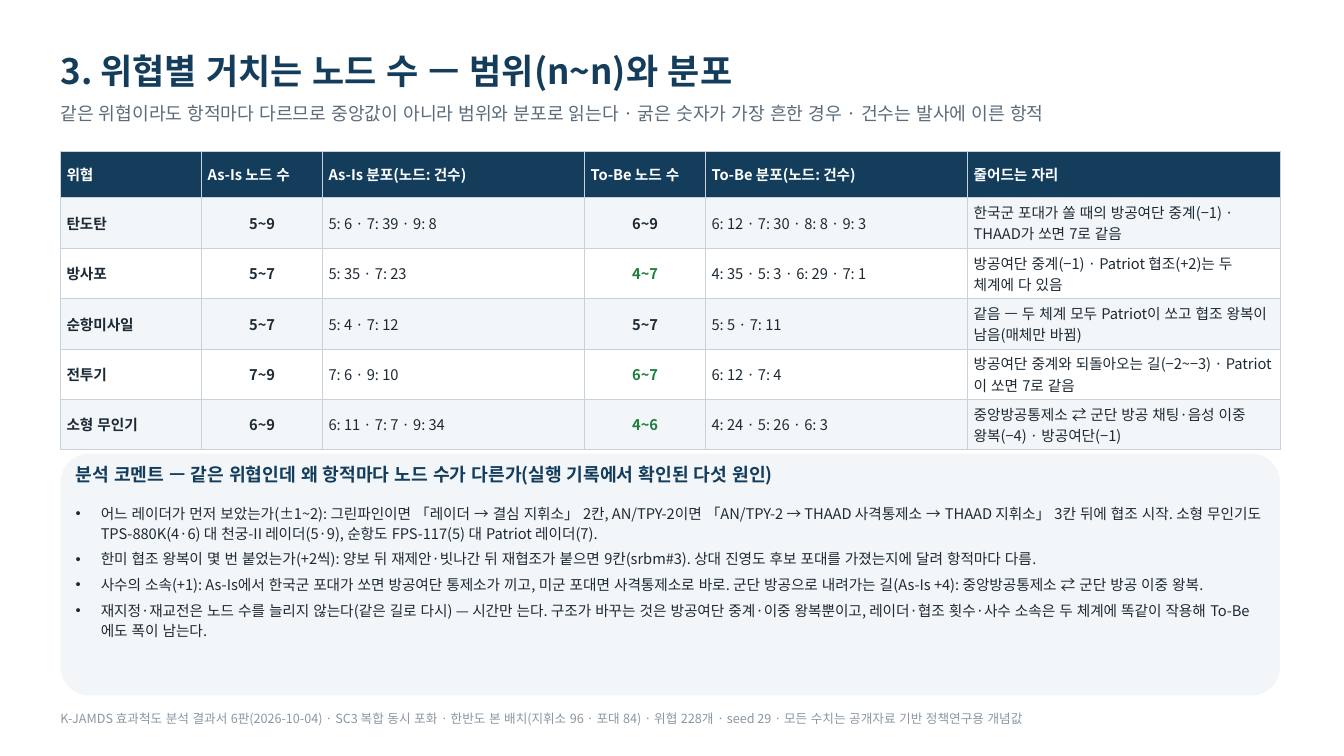
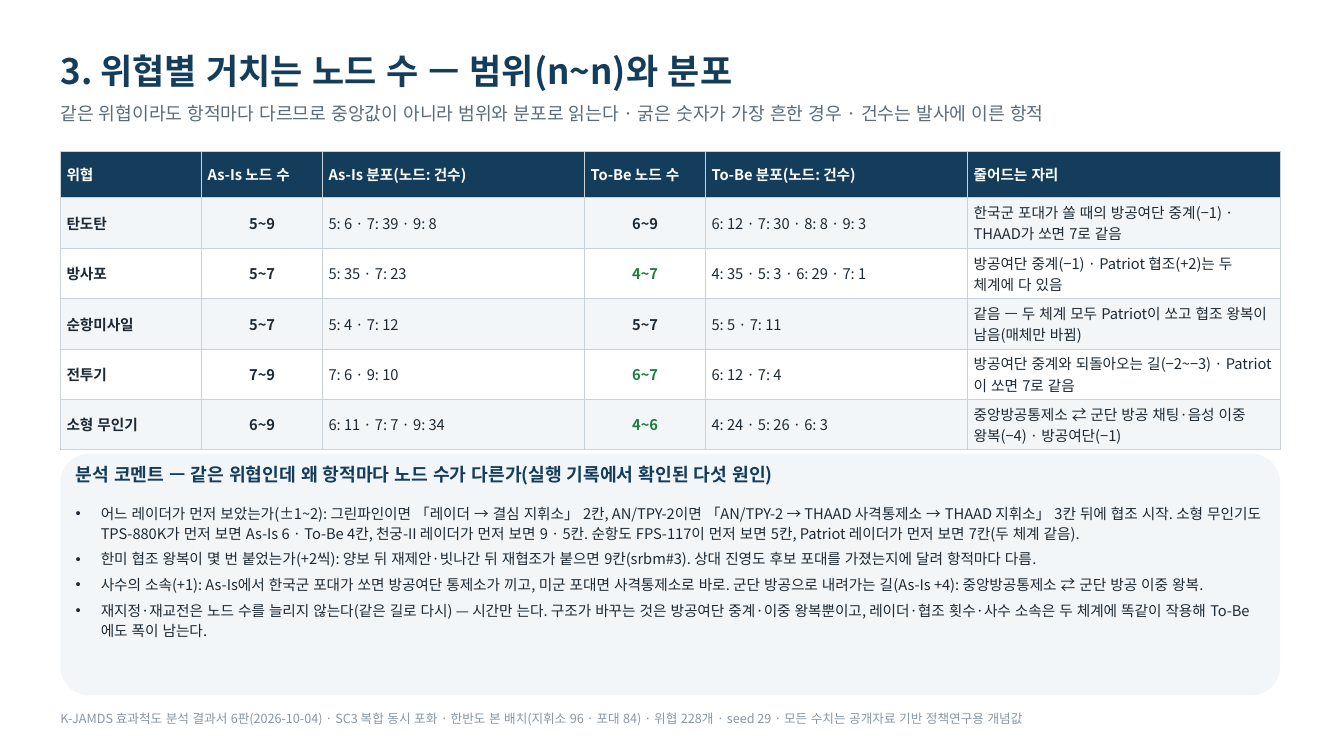
Before and after one commit to DaehyunY00/Air_Defense, a slide deck: slide 5 of K-JAMDS_효과척도_발표정리본.pptx. Drawn at 1344x756 pixels with LibreOffice and Linux fonts; fonts in the diff are those of the drawing. Boxes give left, top, right and bottom in pixels: in the first picture for what was removed or moved away, otherwise in the second. Text is boxed around its words. In the diff, an @@ line names an element or a change of style, - is before the commit and + after.

```diff
--- a/K-JAMDS_효과척도_발표정리본.pptx
+++ b/K-JAMDS_효과척도_발표정리본.pptx
@@ text at (101,506,1261,542): text changed @@
-• 어느 레이더가 먼저 보았는가(±1~2): 그린파인이면 「레이더 → 결심 지휘소」 2칸, AN/TPY-2이면 「AN/TPY-2 → THAAD 사격통제소 → THAAD 지휘소」 3칸 뒤에 협조 시작. 소형 무인기도 TPS-880K(4·6) 대 천궁-II 레이더(5·9), 순항도 FPS-117(5) 대 Patriot 레이더(7).
+• 어느 레이더가 먼저 보았는가(±1~2): 그린파인이면 「레이더 → 결심 지휘소」 2칸, AN/TPY-2이면 「AN/TPY-2 → THAAD 사격통제소 → THAAD 지휘소」 3칸 뒤에 협조 시작. 소형 무인기도 TPS-880K가 먼저 보면 As-Is 6 · To-Be 4칸, 천궁-II 레이더가 먼저 보면 9 · 5칸. 순항도 FPS-117이 먼저 보면 5칸, Patriot 레이더가 먼저 보면 7칸(두 체계 같음).
```
Also in this commit, not shown: 2 other files.
